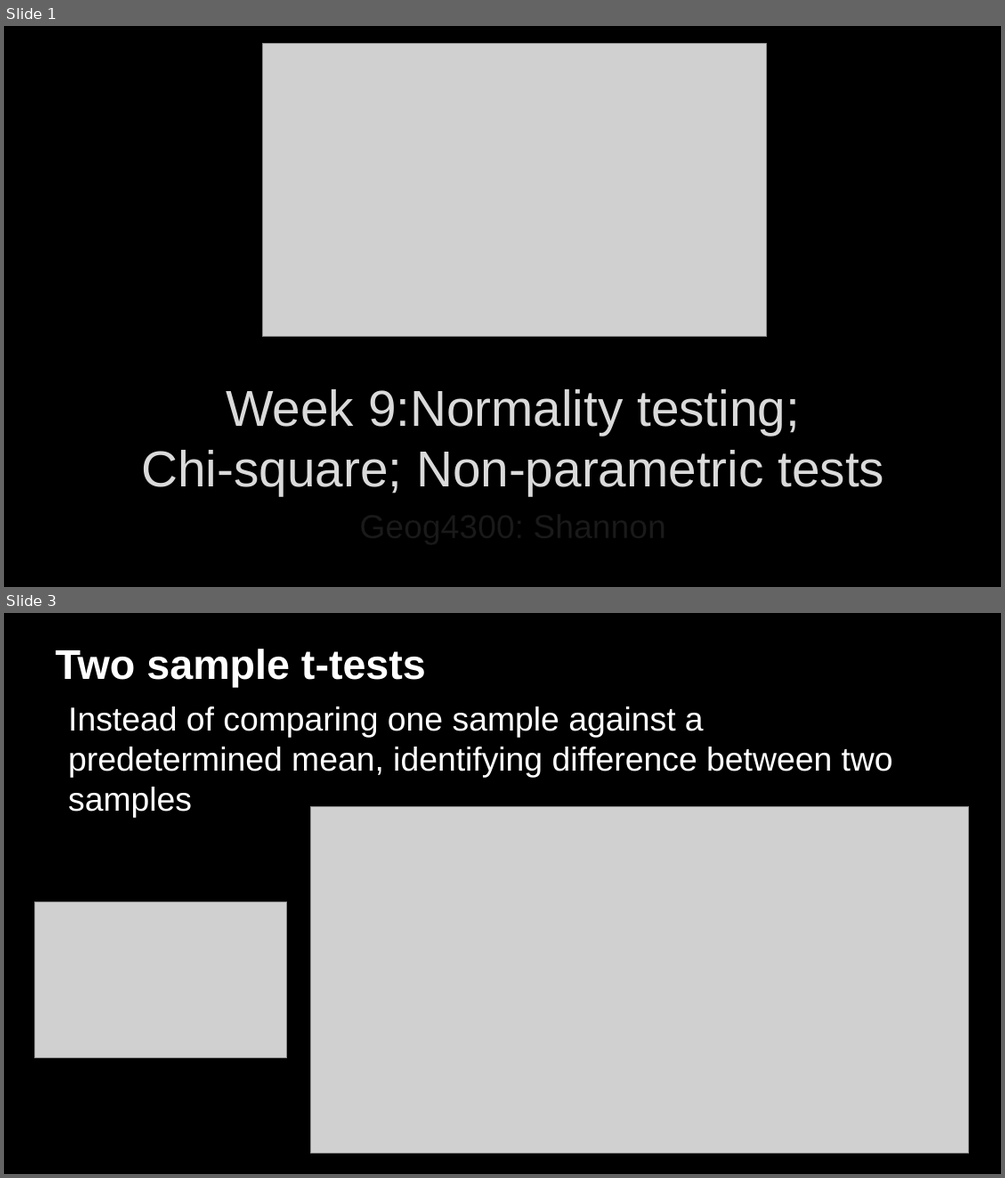
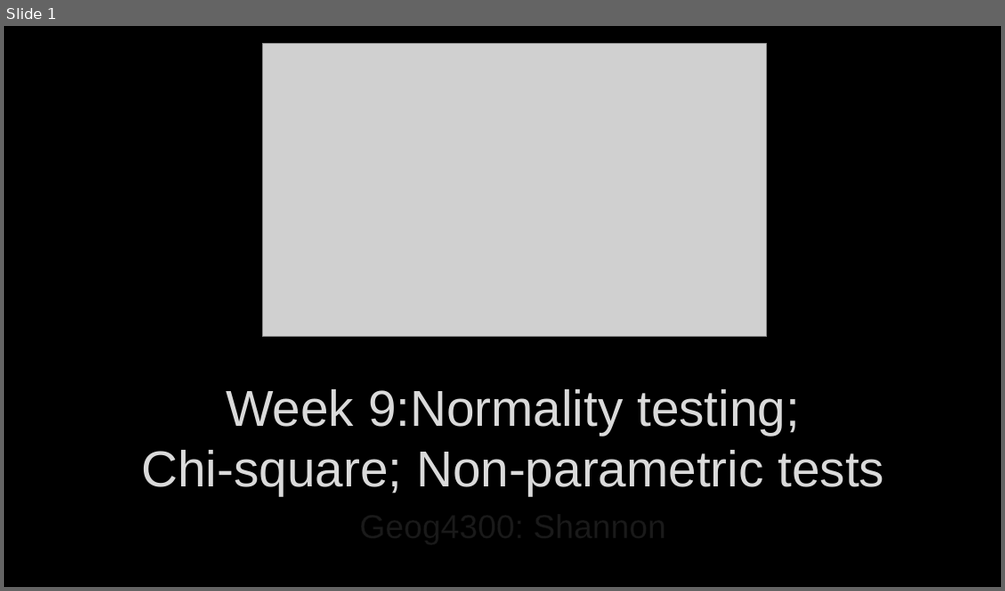
Before and after one commit to jshannon75/geog4300, a slide deck: in_class_slides/geog4300_W09-1 Chi square normality non-parametric.pptx. Shown one above the other, each under a label of ours: slides 1 and 3 before the commit, slide 1 after it; the slides between them are not shown. The pictures are 1005x1178 and 1005x591 pixels, drawn with LibreOffice and Linux fonts; fonts in the diff are those of the drawing; grey boxes stand for pictures; background and template pictures are left out. Boxes give left, top, right and bottom in pixels: in the first picture for what was removed or moved away, otherwise in the second. Text is boxed around its words. In the diff, an @@ line names an element or a change of style, - is before the commit and + after.

```diff
--- a/in_class_slides/geog4300_W09-1 Chi square normality non-parametric.pptx
+++ b/in_class_slides/geog4300_W09-1 Chi square normality non-parametric.pptx
@@ slide 3 removed at (x1=4, y1=613, x2=1001, y2=1174), background picture (left out) @@
@@ text removed at (x1=56, y1=649, x2=426, y2=687) @@
-Two sample t-tests
@@ text removed at (x1=68, y1=706, x2=893, y2=778) @@
-Instead of comparing one sample against a predetermined mean, identifying difference between two samples
@@ picture removed at (x1=310, y1=807, x2=970, y2=1153) @@
@@ picture removed at (x1=34, y1=901, x2=287, y2=1057) @@
```
Also in this commit, not shown: 6 other slides removed, 2 other files.
